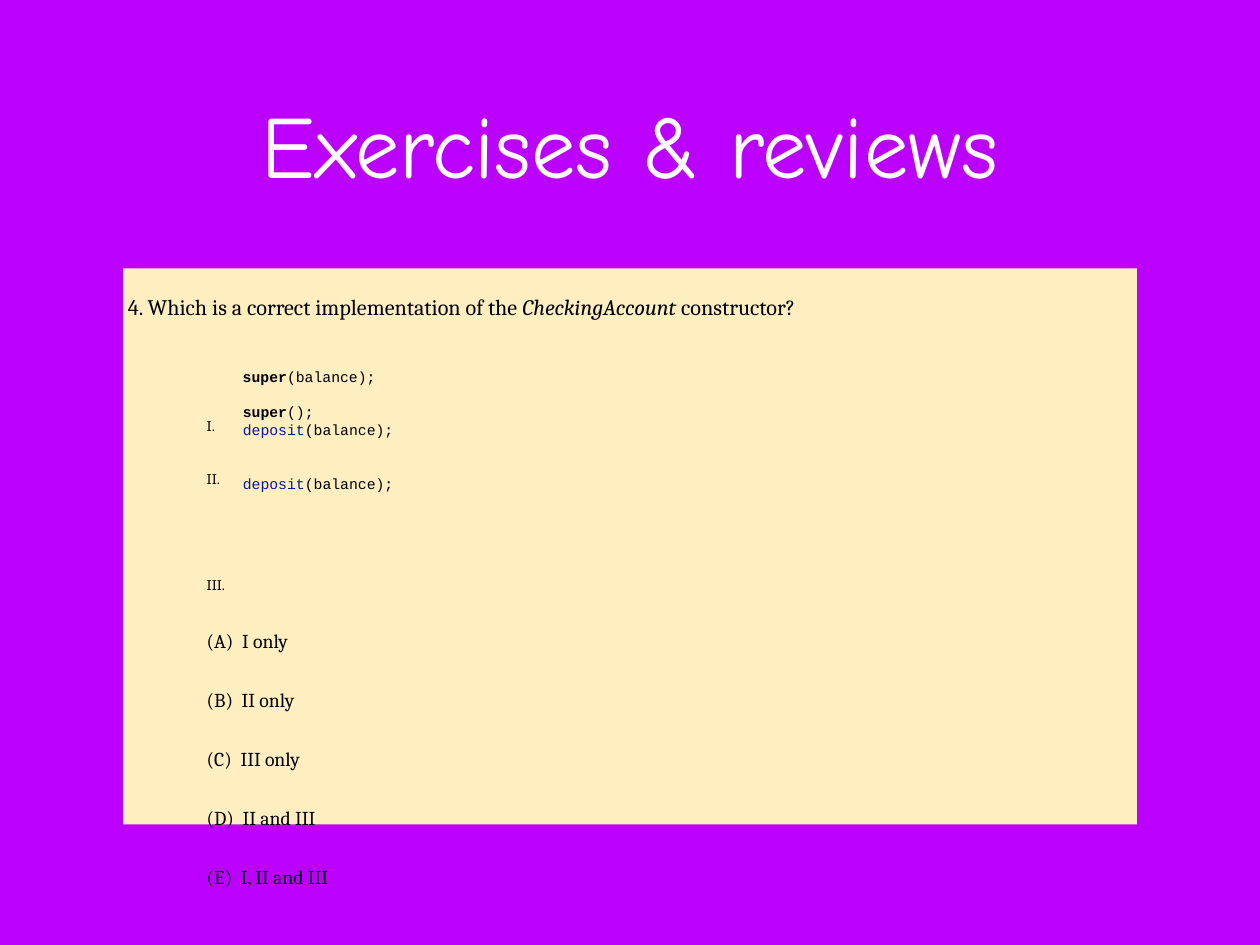
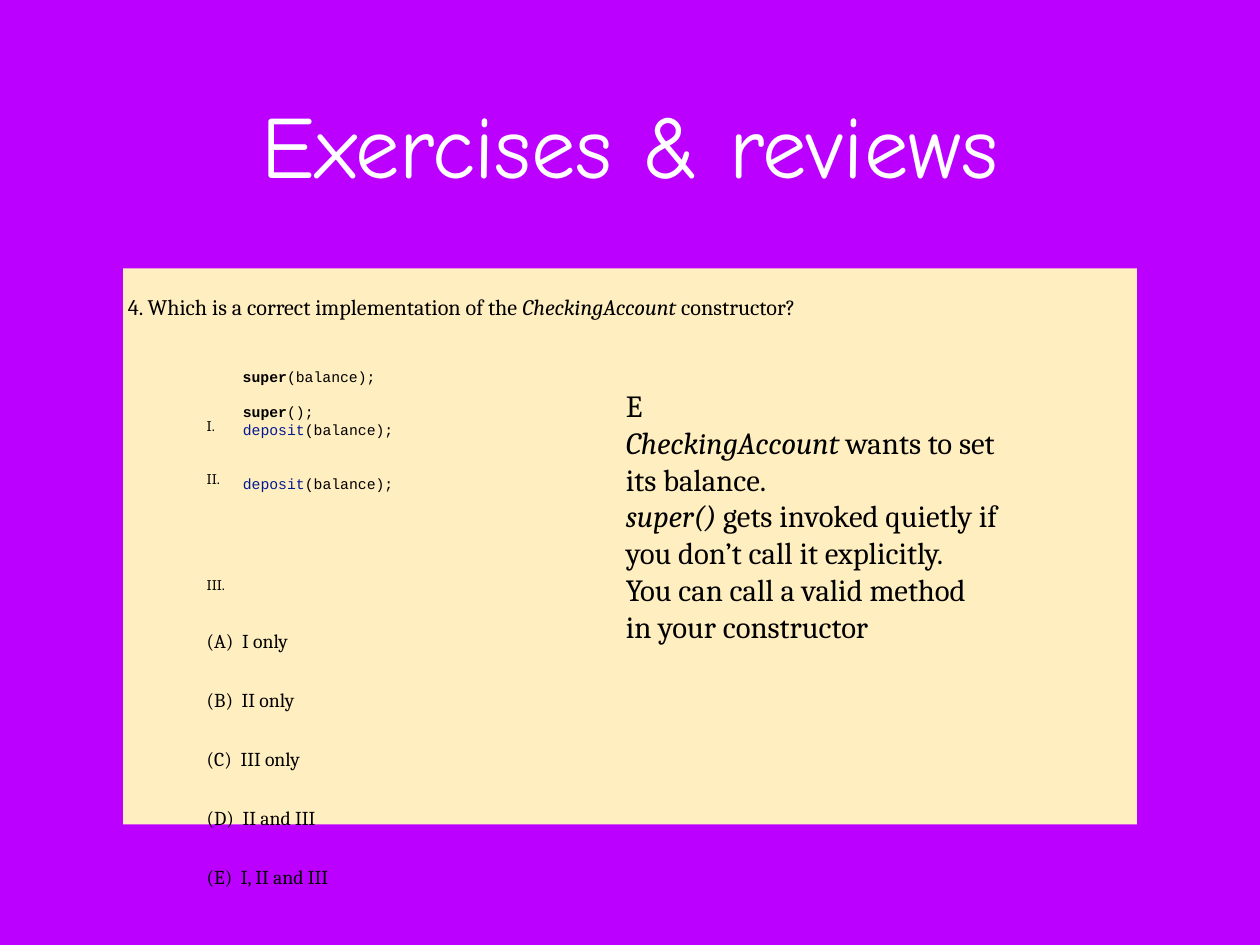
Before and after one commit to difficultcho/AP-A-2018.01.27--, a slide deck: slide 174 of AP计算机A-2018.01.27-张淼.pptx (slide 173 before the commit). Drawn at 1260x945 pixels with LibreOffice and Linux fonts; fonts in the diff are those of the drawing; background and template pictures are left out. Boxes give left, top, right and bottom in pixels: in the first picture for what was removed or moved away, otherwise in the second. Text is boxed around its words. In the diff, an @@ line names an element or a change of style, - is before the commit and + after.

```diff
--- a/AP计算机A-2018.01.27-张淼.pptx
+++ b/AP计算机A-2018.01.27-张淼.pptx
@@ text added at [626,396,997,645], 25 pt, text #000000 @@
+E
+CheckingAccount wants to set
+its balance.
+super() gets invoked quietly if
+you don’t call it explicitly.
+You can call a valid method
+in your constructor
```
Also in this commit, not shown: 42 other slides changed, 1 slide added.
